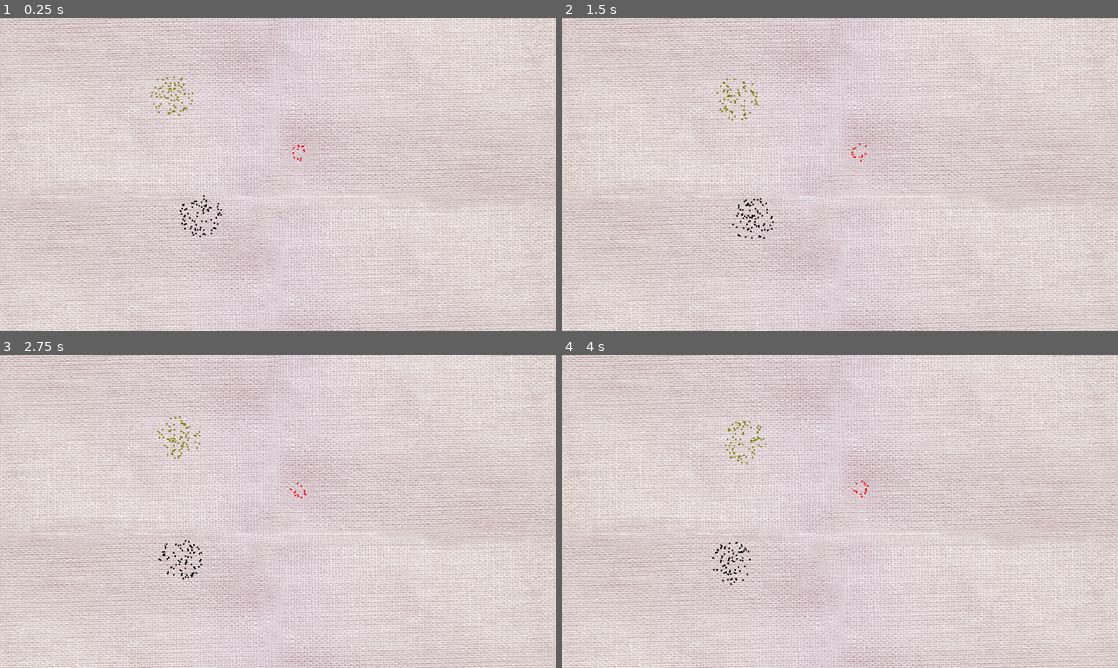
Above: before the commit, frames 1-4 (two rows, left to right).
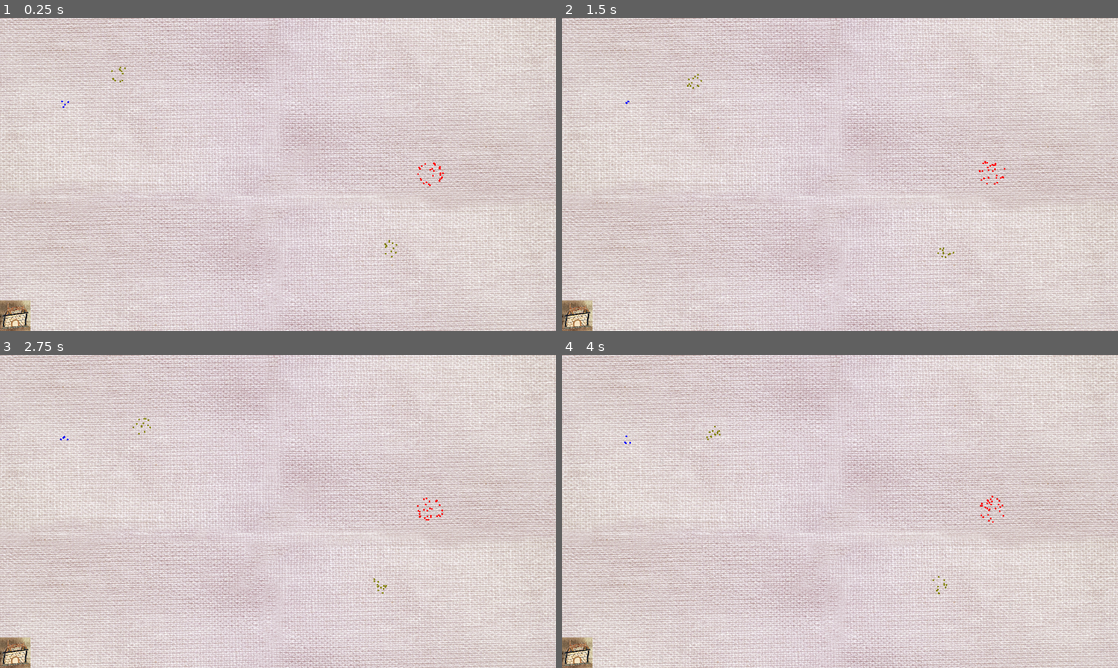
Above: after the commit, the same moments.

Repository: uvehj/TorchAndPitchfork
Game: Godot game, scene res://level1.tscn
Same seed, same stepped clock (60 frames per second), same inputs: the game is played once before the commit and once after it. The project has no main scene, so this scene is started directly.
Inputs (mouse positions are in pixels of both pictures, inside the frame that each line leads up to):
- Up to frame 1 (0.25 s): no input
- Up to frame 2 (1.5 s): click (578, 315) at 0.52 s; hold Right (ui_right) from 1.28 s (still down)
- Up to frame 3 (2.75 s): release Right (ui_right) at 2.03 s; hold Down (ui_down) from 2.03 s (still down)
- Up to frame 4 (4 s): release Down (ui_down) at 2.78 s; hold Right (ui_right) from 2.78 s (still down)

The runs differ from the first frame. In frame 1, 0.9% of the frame differs, in the area x 0-80%, y 15-100%; in frame 2, 0.9%; in frame 3, 0.9%, in the area x 0-80%, y 19-100%; in frame 4, 0.9%.

Commit message:
Menu, battle functionality

Diff:
--- /dev/null
+++ b/level1.gd
@@ -0,0 +1,33 @@
+extends Node2D
+
+
+# Declare member variables here. Examples:
+var rebels_list = []
+var neutral_list = []
+var church_list = []
+var monarch_list = []
+var enemy_list = []
+
+signal go_home
+
+
+# Called when the node enters the scene tree for the first time.
+func _ready():
+	var children_list = self.get_children()
+	for child in children_list:
+		if "Node2D" in child.name:
+			if child.faction == "neutral":
+				neutral_list.append(child)
+			if child.faction == "church":
+				church_list.append(child)
+				enemy_list.append(child)
+			if child.faction == "monarch":
+				monarch_list.append(child)
+				enemy_list.append(child)
+			if child.faction == "rebels":
+				rebels_list.append(child)
+
+
+
+func _on_home_pressed():
+	emit_signal("go_home")
--- a/level1.tscn
+++ b/level1.tscn
@@ -1,9 +1,14 @@
-[gd_scene load_steps=3 format=2]
+[gd_scene load_steps=7 format=2]
 
 [ext_resource path="res://background_3.jpg" type="Texture" id=1]
 [ext_resource path="res://mob.tscn" type="PackedScene" id=2]
+[ext_resource path="res://level1.gd" type="Script" id=3]
+[ext_resource path="res://sprites/house.png" type="Texture" id=4]
+[ext_resource path="res://background_2.jpg" type="Texture" id=5]
+[ext_resource path="res://semitransparent.png" type="Texture" id=6]
 
 [node name="Node2D" type="Node2D"]
+script = ExtResource( 3 )
 
 [node name="TextureRect" type="TextureRect" parent="."]
 margin_left = -35.9797
@@ -17,15 +22,49 @@
 }
 
 [node name="Node2D" parent="." instance=ExtResource( 2 )]
-position = Vector2( 393.78, 176.098 )
+position = Vector2( 272.618, 122.644 )
 faction = "church"
-size = 50
+size = 20
 
 [node name="Node2D2" parent="." instance=ExtResource( 2 )]
-position = Vector2( 687.405, 309.465 )
+position = Vector2( 990.311, 355.792 )
 faction = "rebels"
+size = 30
+
+[node name="Node2D3" parent="." instance=ExtResource( 2 )]
+position = Vector2( 906.808, 522.084 )
+faction = "church"
 size = 20
 
-[node name="Node2D3" parent="." instance=ExtResource( 2 )]
-position = Vector2( 468.486, 454.376 )
-size = 50
+[node name="Node2D4" parent="." instance=ExtResource( 2 )]
+position = Vector2( 149.671, 195.998 )
+faction = "monarch"
+
+[node name="TextureRect2" type="TextureRect" parent="."]
+margin_top = 650.0
+margin_right = 70.0
+margin_bottom = 720.0
+texture = ExtResource( 5 )
+expand = true
+stretch_mode = 2
+__meta__ = {
+"_edit_use_anchors_": false
+}
+
+[node name="Sprite" type="Sprite" parent="TextureRect2"]
+position = Vector2( 33.7272, 35.99 )
+scale = Vector2( 0.391813, 0.329787 )
+texture = ExtResource( 4 )
+
+[node name="TextureButton" type="TextureButton" parent="TextureRect2/Sprite"]
+margin_left = -83.0
+margin_top = -108.0
+margin_right = 92.0
+margin_bottom = 103.0
+texture_pressed = ExtResource( 6 )
+expand = true
+stretch_mode = 1
+__meta__ = {
+"_edit_use_anchors_": false
+}
+[connection signal="pressed" from="TextureRect2/Sprite/TextureButton" to="." method="_on_home_pressed"]
--- a/main.gd
+++ b/main.gd
@@ -14,9 +14,47 @@
 	self.add_child(title_instanced)
 	$Title.connect("start_play", self, "_from_menu_to_level_1")
 
-
 func _from_menu_to_level_1():
 	self.remove_child($Title)
 	level_1_instanced = level_1_res.instance()
 	level_1_instanced.name = "Level1"
 	self.add_child(level_1_instanced)
+	$Level1.connect("go_home", self, "_back_to_menu")
+
+func _back_to_menu():
+	self.remove_child($Level1)
+	title_instanced = title_res.instance()
+	title_instanced.name = "Title"
+	self.add_child(title_instanced)
+	$Title.connect("start_play", self, "_from_menu_to_level_1")
+
+func action_changed(action):
+	var objectives = []
+	var direction = "move"
+	if action == "church":
+		objectives = $Level1.church_list
+	if action == "neutral":
+		objectives = $Level1.neutral_list
+	if action == "monarch":
+		objectives = $Level1.monarch_list
+	if action == "retreat":
+		objectives = $Level1.enemy_list
+		direction = "flee"
+	for rebel in $Level1.rebels_list:
+		rebel.action = direction
+		rebel.objective_mob = rebel
+		for objective in objectives:
+			if objective.size > 0:
+				if rebel.objective_mob.global_position == rebel.global_position:
+					rebel.objective_mob = objective
+				else:
+					if rebel.global_position.distance_to(rebel.objective_mob.global_position) > rebel.global_position.distance_to(objective.global_position):
+						rebel.objective_mob = objective
+
+func _process(delta):
+	if Input.is_action_pressed("ui_right"):
+		action_changed("church")
+	if Input.is_action_pressed("ui_left"):
+		action_changed("monarch")
+	if Input.is_action_pressed("ui_down"):
+		action_changed("retreat")
--- a/mob.gd
+++ b/mob.gd
@@ -5,9 +5,10 @@
 export var size = 10
 var combat_speed = 10
 var objective = Vector2(0,0)
+var objective_mob = self
 var action = "stay"
 var mandated_action = "stay"
-var movement_speed = 20
+var movement_speed = 40
 var rng = RandomNumberGenerator.new()
 
 const max_x = 1280
@@ -89,6 +90,8 @@
 		self.monarch_actions()
 	if faction == "neutral":
 		self.neutral_actions()
+	if faction == "rebels":
+		self.rebel_actions()
 
 func church_actions():
 	action = "stay"
@@ -138,3 +141,9 @@
 	action = "move"
 	if objective.distance_to(self.global_position) < movement_speed or objective.distance_to(Vector2(0,0)) == 0:
 		objective = Vector2(rng.randi_range(min_x,max_x),rng.randi_range(min_y,max_y))
+func rebel_actions():
+	if objective_mob.size > 0:
+		objective = objective_mob.global_position
+	else:
+		action = "stay"
+		objective = self.global_position
--- a/mob.tscn
+++ b/mob.tscn
@@ -6,7 +6,7 @@
 [sub_resource type="CircleShape2D" id=1]
 radius = 181.053
 
-[node name="Node2D" type="Node2D"]
+[node name="Mob" type="Node2D"]
 script = ExtResource( 1 )
 
 [node name="MobBody" type="Area2D" parent="."]
Binary file changed: icon.png
Binary file added: icon_RAW.PNG
Not shown, added: icon_RAW.PNG.import
Binary file added: sprites/cross.png
Not shown, added: sprites/cross.png.import
Binary file added: sprites/house.png
Not shown, added: sprites/house.png.import
Binary file added: sprites/recruit.png
Not shown, added: sprites/recruit.png.import
Binary file added: sprites/run.png
Not shown, added: sprites/run.png.import
Binary file added: sprites/sword.png
(and 5 more such lines)
